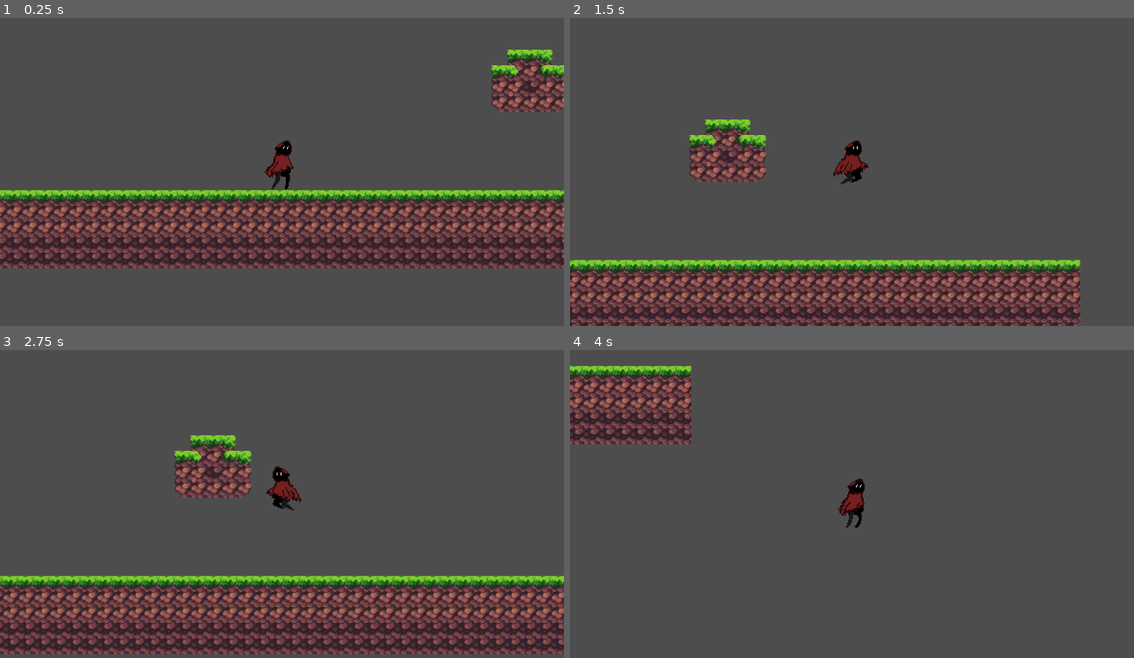
Above: before the commit, frames 1-4 (two rows, left to right).
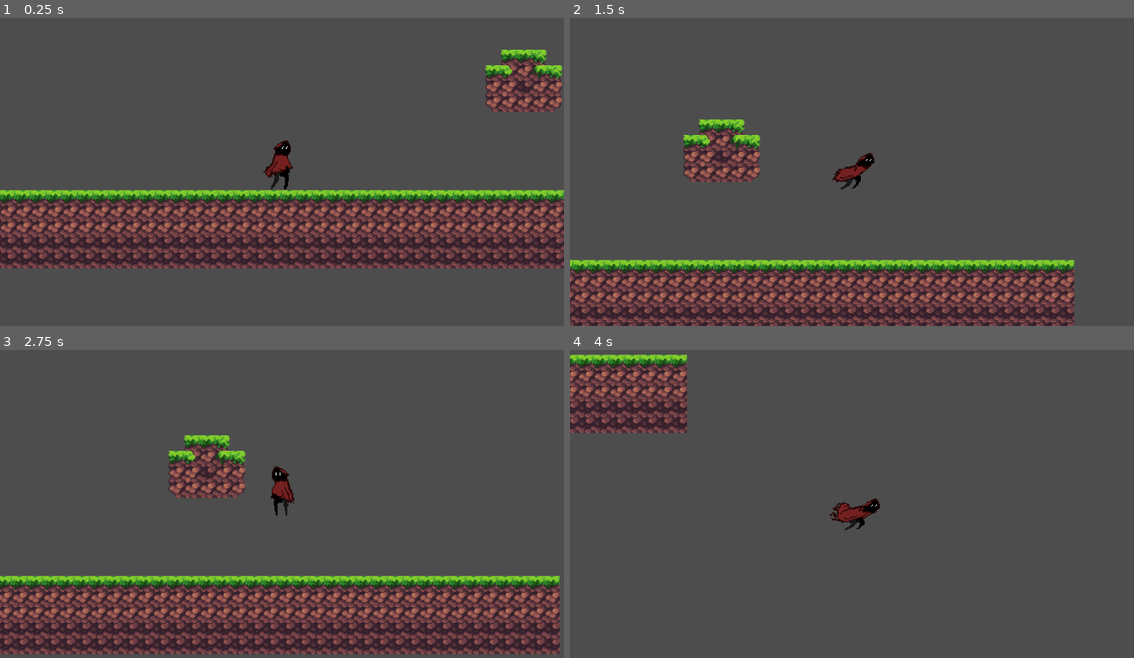
Above: after the commit, the same moments.

Repository: shrwnrhm/CopyPlatformer
Game: Godot game, scene res://Scenes/test_scene.tscn
Same seed, same stepped clock (60 frames per second), same inputs: the game is played once before the commit and once after it.
Inputs:
- Up to frame 1 (0.25 s): no input
- Up to frame 2 (1.5 s): tap Enter at 0.5 s; hold X (attack, bound only after the commit) 0.53-1.28 s; hold Right (move_right) from 0.53 s (still down); tap Space (jump) at 0.77, 1.07 s; tap Z (special, bound only after the commit) at 0.8, 1.35 s
- Up to frame 3 (2.75 s): tap Space (jump) at 1.52, 1.55, 1.82 s; release Right (move_right) at 2.03 s; hold Left (move_left) from 2.03 s (still down); hold Space (jump) from 2.03 s (still down); tap X (attack, bound only after the commit) at 2.3 s
- Up to frame 4 (4 s): release Left (move_left) at 2.78 s; release Space (jump) at 2.78 s; hold Right (move_right) from 2.78 s (still down); tap X (attack, bound only after the commit) at 2.85 s; tap Space (jump) at 3.02, 3.32, 3.77, 3.8 s; tap Z (special, bound only after the commit) at 3.05 s; hold Z (special, bound only after the commit) from 3.53 s (still down)

The runs differ from the first frame. In frame 1, 17% of the frame differs, in the area x 0-100%, y 10-82%; in frame 2, 15%; in frame 3, 17%, in the area x 0-100%, y 27-99%; in frame 4, 5.3%.

Commit message:
Added Attck and Special animation to player character

Diff:
--- a/Scenes/player.tscn
+++ b/Scenes/player.tscn
@@ -1,13 +1,31 @@
-[gd_scene load_steps=15 format=3 uid="uid://un0y14wnyj4r"]
+[gd_scene load_steps=24 format=3 uid="uid://un0y14wnyj4r"]
 
 [ext_resource type="Script" uid="uid://e11lp5t3cbw8" path="res://Scripts/player.gd" id="1_p1odr"]
 [ext_resource type="Texture2D" uid="uid://btdbkl45o5mxl" path="res://Assets/Sprites/Sewling/SewlingJumping.png" id="2_vgqql"]
+[ext_resource type="Texture2D" uid="uid://egp3jvngg417" path="res://Assets/Sprites/Sewling/SewlingAttack.png" id="2_x3wgy"]
+[ext_resource type="Texture2D" uid="uid://gb3y0ln1m7t3" path="res://Assets/Sprites/Sewling/SewlingSpecial.png" id="5_3smsa"]
 [ext_resource type="Texture2D" uid="uid://bb43qyrkmqr3k" path="res://Assets/Sprites/Sewling/SewlingWalking.png" id="18_fs7ks"]
 [ext_resource type="Script" uid="uid://ccrm82p87gn42" path="res://Scripts/gravity_controller.gd" id="26_0gysh"]
 
 [sub_resource type="CapsuleShape2D" id="CapsuleShape2D_5x828"]
 radius = 7.0
 height = 46.0
+
+[sub_resource type="AtlasTexture" id="AtlasTexture_f1ek2"]
+atlas = ExtResource("2_x3wgy")
+region = Rect2(0, 0, 64, 64)
+
+[sub_resource type="AtlasTexture" id="AtlasTexture_tx1dd"]
+atlas = ExtResource("2_x3wgy")
+region = Rect2(64, 0, 64, 64)
+
+[sub_resource type="AtlasTexture" id="AtlasTexture_gymyn"]
+atlas = ExtResource("2_x3wgy")
+region = Rect2(128, 0, 64, 64)
+
+[sub_resource type="AtlasTexture" id="AtlasTexture_pu2lt"]
+atlas = ExtResource("2_x3wgy")
+region = Rect2(192, 0, 64, 64)
 
 [sub_resource type="AtlasTexture" id="AtlasTexture_8erm5"]
 atlas = ExtResource("2_vgqql")
@@ -41,15 +59,44 @@
 atlas = ExtResource("18_fs7ks")
 region = Rect2(192, 0, 64, 64)
 
+[sub_resource type="AtlasTexture" id="AtlasTexture_ukyrk"]
+atlas = ExtResource("5_3smsa")
+region = Rect2(0, 0, 64, 64)
+
+[sub_resource type="AtlasTexture" id="AtlasTexture_7dp3o"]
+atlas = ExtResource("5_3smsa")
+region = Rect2(128, 0, 64, 64)
+
+[sub_resource type="AtlasTexture" id="AtlasTexture_h4iuc"]
+atlas = ExtResource("5_3smsa")
+region = Rect2(64, 0, 64, 64)
+
 [sub_resource type="SpriteFrames" id="SpriteFrames_8eeqe"]
 animations = [{
 "frames": [{
-"duration": 4.0,
+"duration": 1.0,
+"texture": SubResource("AtlasTexture_f1ek2")
+}, {
+"duration": 1.0,
+"texture": SubResource("AtlasTexture_tx1dd")
+}, {
+"duration": 1.0,
+"texture": SubResource("AtlasTexture_gymyn")
+}, {
+"duration": 1.0,
+"texture": SubResource("AtlasTexture_pu2lt")
+}],
+"loop": false,
+"name": &"attack",
+"speed": 10.0
+}, {
+"frames": [{
+"duration": 1.0,
 "texture": SubResource("AtlasTexture_8erm5")
 }],
 "loop": true,
 "name": &"falling",
-"speed": 5.0
+"speed": 1.0
 }, {
 "frames": [{
 "duration": 3.0,
@@ -63,18 +110,12 @@
 "speed": 4.0
 }, {
 "frames": [{
-"duration": 1.0,
-"texture": SubResource("AtlasTexture_fkybt")
-}, {
-"duration": 1.0,
-"texture": SubResource("AtlasTexture_x3wgy")
-}, {
-"duration": 4.0,
+"duration": 1.5,
 "texture": SubResource("AtlasTexture_3smsa")
 }],
 "loop": false,
 "name": &"jump",
-"speed": 5.0
+"speed": 1.0
 }, {
 "frames": [{
 "duration": 1.0,
@@ -92,6 +133,20 @@
 "loop": true,
 "name": &"run",
 "speed": 10.0
+}, {
+"frames": [{
+"duration": 1.0,
+"texture": SubResource("AtlasTexture_ukyrk")
+}, {
+"duration": 1.0,
+"texture": SubResource("AtlasTexture_7dp3o")
+}, {
+"duration": 6.0,
+"texture": SubResource("AtlasTexture_h4iuc")
+}],
+"loop": false,
+"name": &"special",
+"speed": 10.0
 }]
 
 [node name="Player" type="CharacterBody2D"]
@@ -103,9 +158,12 @@
 
 [node name="AnimatedSprite2D" type="AnimatedSprite2D" parent="."]
 texture_filter = 1
+position = Vector2(-1, 0)
 sprite_frames = SubResource("SpriteFrames_8eeqe")
-animation = &"falling"
+animation = &"special"
 offset = Vector2(2, -9)
 
 [node name="GravityController" type="Node2D" parent="."]
 script = ExtResource("26_0gysh")
+
+[connection signal="animation_finished" from="AnimatedSprite2D" to="." method="_on_animated_sprite_2d_animation_finished"]
--- a/Scenes/test_scene.tscn
+++ b/Scenes/test_scene.tscn
@@ -441,7 +441,7 @@
 tile_set = SubResource("TileSet_ak5v8")
 
 [node name="Player" parent="." instance=ExtResource("2_50ct6")]
-position = Vector2(-1, 64)
+position = Vector2(1, 56)
 
 [node name="MainCamera" type="Camera2D" parent="." node_paths=PackedStringArray("target")]
 zoom = Vector2(2, 2)
--- a/Scripts/player.gd
+++ b/Scripts/player.gd
@@ -7,40 +7,29 @@
 @export var jump_strength: float = 800.0
 @export var gravity_strength: float = 2000.0
 
+@onready var is_jumping = false # unused so far
+@onready var is_attacking = false
+@onready var is_specialing = false
+
 # Called when the node enters the scene tree for the first time.
 func _ready() -> void:
 	pass
 
 # Called every frame. 'delta' is the elapsed time since the previous frame.
 func _process(delta: float) -> void:
-	var input_dir = Input.get_axis("move_left","move_right")
-
-	# Left/Right orientation of the sprite
-	if input_dir > 0:
-		$AnimatedSprite2D.flip_h = false
-	elif input_dir < 0:
-		$AnimatedSprite2D.flip_h = true
-
-	# Use animation depending on the input
-	if not is_on_floor():
-		if velocity.y < 0:
-			$AnimatedSprite2D.play("falling")
-	elif input_dir != 0:
-		$AnimatedSprite2D.play("run")
-	else:
-		$AnimatedSprite2D.play("idle")
-
+	pass
 
 func _physics_process(delta: float) -> void:
 	# Get controller input
 	var input_dir = Input.get_axis("move_left","move_right")
 	var input_jump = Input.is_action_pressed("jump")
+	var input_attack = Input.is_action_pressed("attack")
+	var input_special = Input.is_action_pressed("special")
 
 	# Apply input movement
 	velocity.x = input_dir * speed
 
-	# Apply gravity
-
+	# Apply jumping and gravity
 	if is_on_floor():
 		if input_jump:
 			velocity.y = -jump_strength
@@ -50,7 +39,33 @@
 		velocity.y += gravity_strength * delta
 
 	# Change the position
-	#move_and_collide(velocity * delta)
 	move_and_slide()
 
-	# TODO: make camera follow the player position
+	# Left/Right orientation of the sprite
+	if input_dir > 0:
+		$AnimatedSprite2D.flip_h = false
+	elif input_dir < 0:
+		$AnimatedSprite2D.flip_h = true
+
+	# Start or keep animation
+	if not is_attacking and not is_specialing:
+		if input_special:
+			is_specialing = true
+			$AnimatedSprite2D.play("special")
+		elif input_attack:
+			is_attacking = true
+			$AnimatedSprite2D.play("attack")
+		elif is_on_floor():
+			if input_dir != 0:
+				$AnimatedSprite2D.play("run")
+			else:
+				$AnimatedSprite2D.play("idle")
+		elif velocity.y > 0:
+			$AnimatedSprite2D.play("falling")
+		else:
+			$AnimatedSprite2D.play("jump")
+
+func _on_animated_sprite_2d_animation_finished() -> void:
+	is_attacking = false
+	is_specialing = false
+	print("Animation finished!")
--- a/project.godot
+++ b/project.godot
@@ -34,6 +34,17 @@
 "events": [Object(InputEventKey,"resource_local_to_scene":false,"resource_name":"","device":-1,"window_id":0,"alt_press …(191 unchanged characters)…
 ]
 }
+attack={
+"deadzone": 0.2,
+"events": [Object(InputEventKey,"resource_local_to_scene":false,"resource_name":"","device":-1,"window_id":0,"alt_pressed":false,"shift_pressed":false,"ctrl_pressed":false,"meta_pressed":false,"pressed":false,"keycode":0,"physical_keycode":88,"key_label":0,"unicode":120,"location":0,"echo":false,"script":null)
+]
+}
+special={
+"deadzone": 0.2,
+"events": [Object(InputEventKey,"resource_local_to_scene":false,"resource_name":"","device":-1,"window_id":0,"alt_pressed":false,"shift_pressed":false,"ctrl_pressed":false,"meta_pressed":false,"pressed":false,"keycode":0,"physical_keycode":90,"key_label":0,"unicode":122,"location":0,"echo":false,"script":null)
+, Object(InputEventKey,"resource_local_to_scene":false,"resource_name":"","device":-1,"window_id":0,"alt_pressed":false,"shift_pressed":false,"ctrl_pressed":false,"meta_pressed":false,"pressed":false,"keycode":0,"physical_keycode":89,"key_label":0,"unicode":121,"location":0,"echo":false,"script":null)
+]
+}
 
 [rendering]
 
